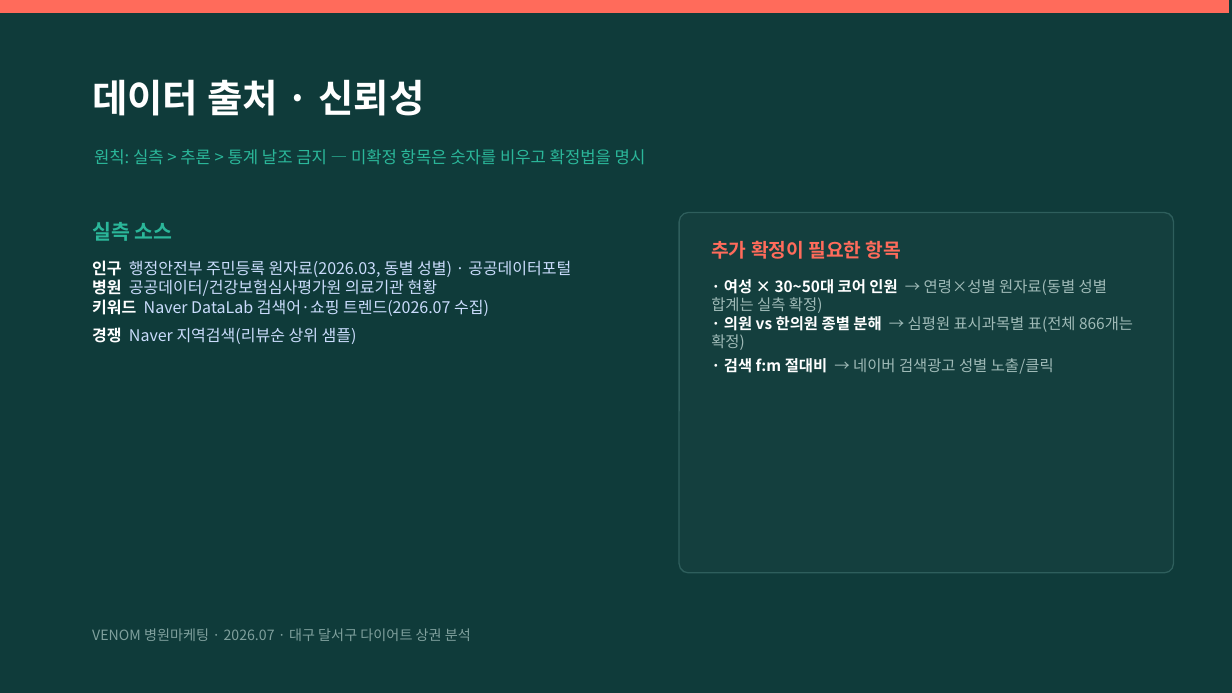
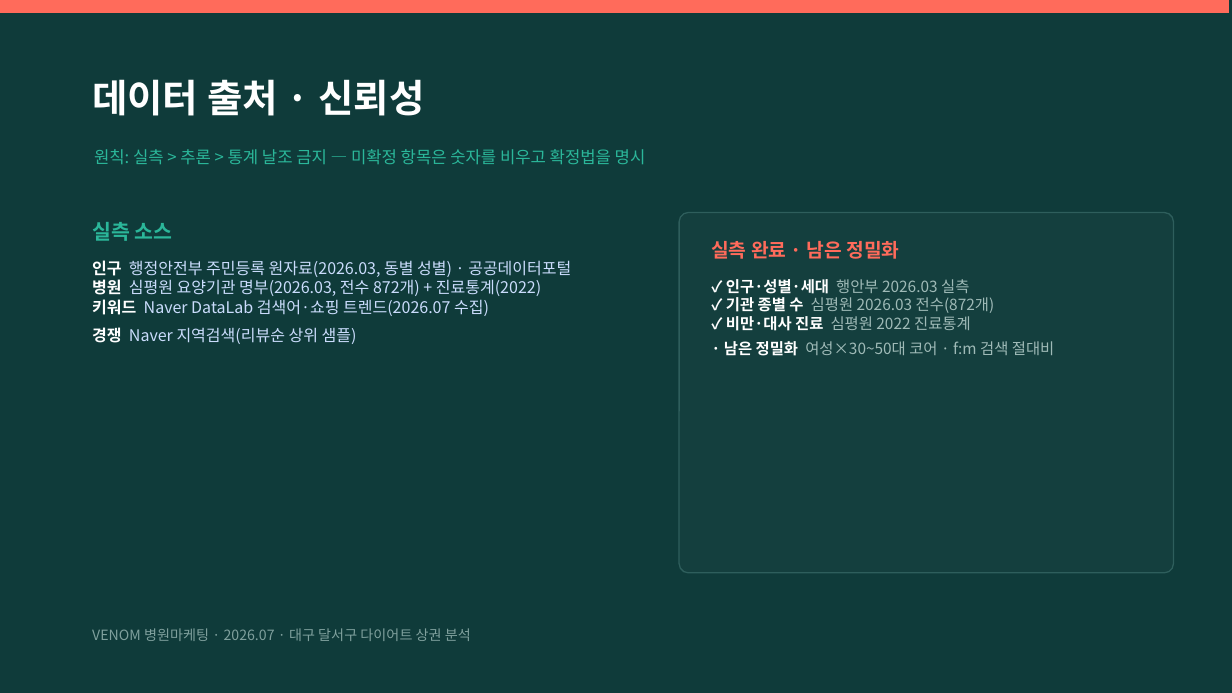
Before and after one commit to recon9973-lang/desktop-tutorial, a slide deck: slide 11 of docs/analysis/대구-달서구-다이어트-상권분석.pptx. Drawn at 1232x693 pixels with LibreOffice and Linux fonts; fonts in the diff are those of the drawing. Boxes give left, top, right and bottom in pixels: in the first picture for what was removed or moved away, otherwise in the second. Text is boxed around its words. In the diff, an @@ line names an element or a change of style, - is before the commit and + after.

```diff
--- a/docs/analysis/대구-달서구-다이어트-상권분석.pptx
+++ b/docs/analysis/대구-달서구-다이어트-상권분석.pptx
@@ text at [92, 260, 571, 344]: text changed @@
-인구 행정안전부 주민등록 원자료(2026.03, 동별 성별) · 공공데이터포털
-병원 공공데이터/건강보험심사평가원 의료기관 현황
-키워드 Naver DataLab 검색어·쇼핑 트렌드(2026.07 수집)
-경쟁 Naver 지역검색(리뷰순 상위 샘플)
+인구 행정안전부 주민등록 원자료(2026.03, 동별 성별) · 공공데이터포털
+병원 심평원 요양기관 명부(2026.03, 전수 872개) + 진료통계(2022)
+키워드 Naver DataLab 검색어·쇼핑 트렌드(2026.07 수집)
+경쟁 Naver 지역검색(리뷰순 상위 샘플)
@@ text at [711, 241, 899, 259]: text changed @@
-추가 확정이 필요한 항목
+실측 완료 · 남은 정밀화
@@ text at [724, 279, 1054, 356]: text changed @@
-· 여성 × 30~50대 코어 인원 → 연령×성별 원자료(동별 성별 합계는 실측 확정)
-· 의원 vs 한의원 종별 분해 → 심평원 표시과목별 표(전체 866개는 확정)
-· 검색 f:m 절대비 → 네이버 검색광고 성별 노출/클릭
+✓ 인구·성별·세대 행안부 2026.03 실측
+✓ 기관 종별 수 심평원 2026.03 전수(872개)
+✓ 비만·대사 진료 심평원 2022 진료통계
+· 남은 정밀화 여성×30~50대 코어 · f:m 검색 절대비
```
Also in this commit, not shown: 4 other slides changed, 1 other file.
